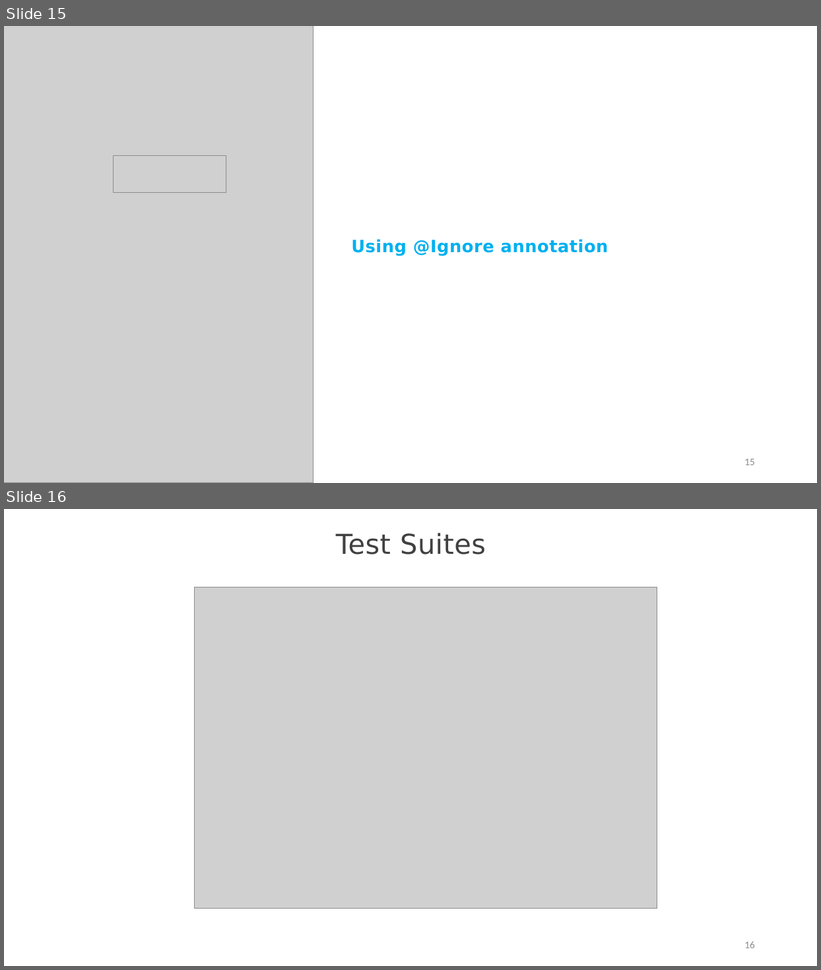
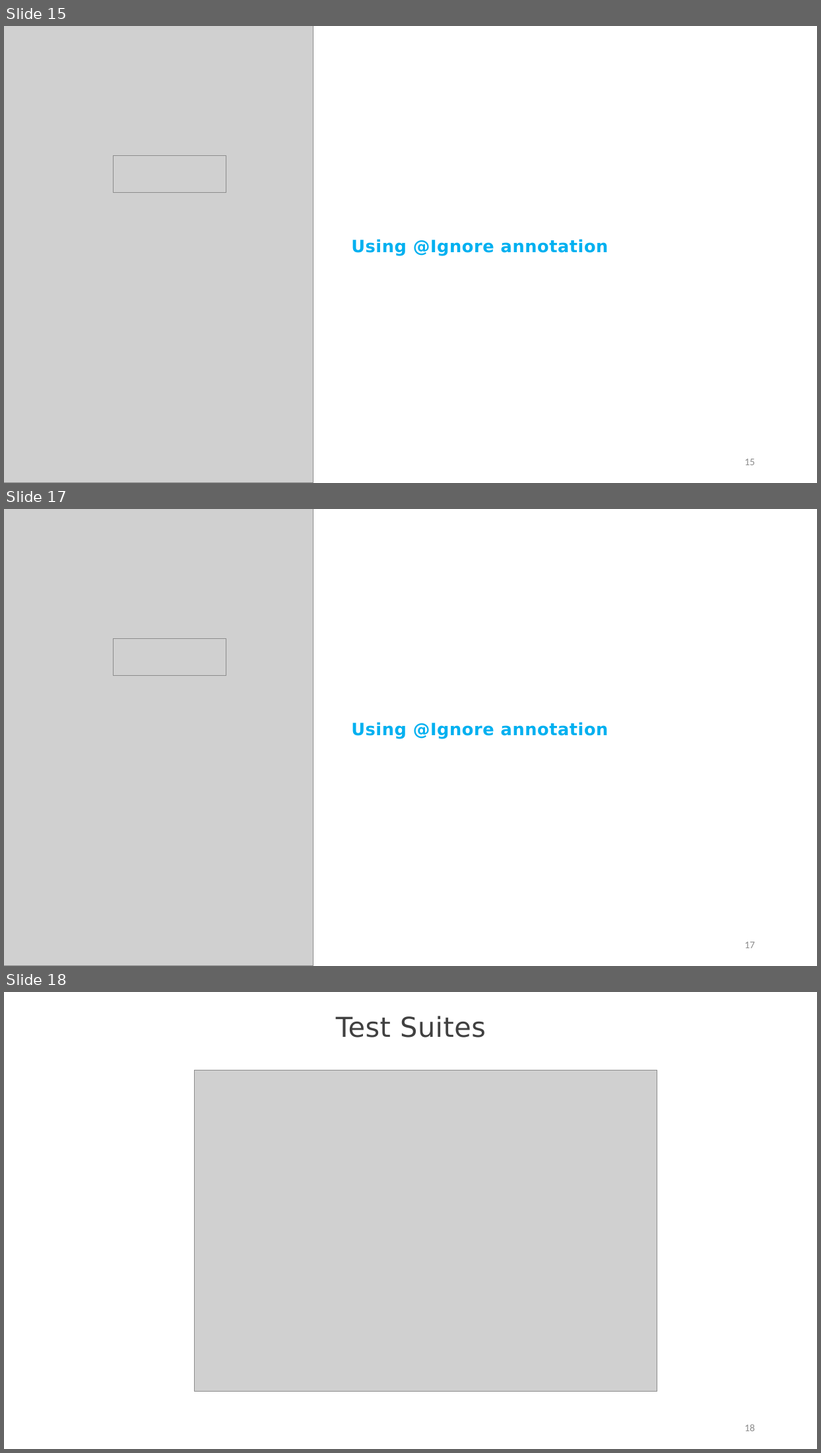
Before and after one commit to StevenJoseph19/Java8, a slide deck: Day 5/Slides/1. JUnit 4/junit4-for-unit-testing-slides.pptx. Shown one above the other, each under a label of ours: slides 15 and 16 before the commit, slides 15, 17 and 18 after it; the slides between them are not shown. The pictures are 821x970 and 821x1453 pixels, drawn with LibreOffice and Linux fonts; fonts in the diff are those of the drawing; grey boxes stand for pictures; background and template pictures are left out. Boxes give left, top, right and bottom in pixels: in the first picture for what was removed or moved away, otherwise in the second. Text is boxed around its words. In the diff, an @@ line names an element or a change of style, - is before the commit and + after.

```diff
--- a/Day 5/Slides/1. JUnit 4/junit4-for-unit-testing-slides.pptx
+++ b/Day 5/Slides/1. JUnit 4/junit4-for-unit-testing-slides.pptx
@@ slide 17 added at bbox=[4, 509, 817, 966], background #FFFFFF @@
@@ picture added at bbox=[4, 509, 314, 966] @@
@@ picture added at bbox=[113, 639, 226, 675] @@
@@ text added at bbox=[351, 722, 609, 739], 20 pt, text #00B0F0, bold @@
+Using @Ignore annotation
@@ page number added at bbox=[745, 942, 755, 949], 12 pt, text #8C8C8C @@
+17
@@ what was slide 16 is now slide 18 @@
@@ page number at bbox=[745, 1424, 755, 1432]: text changed @@
-16
+18
```
Also in this commit, not shown: 1 other slide added, 4 other files.
